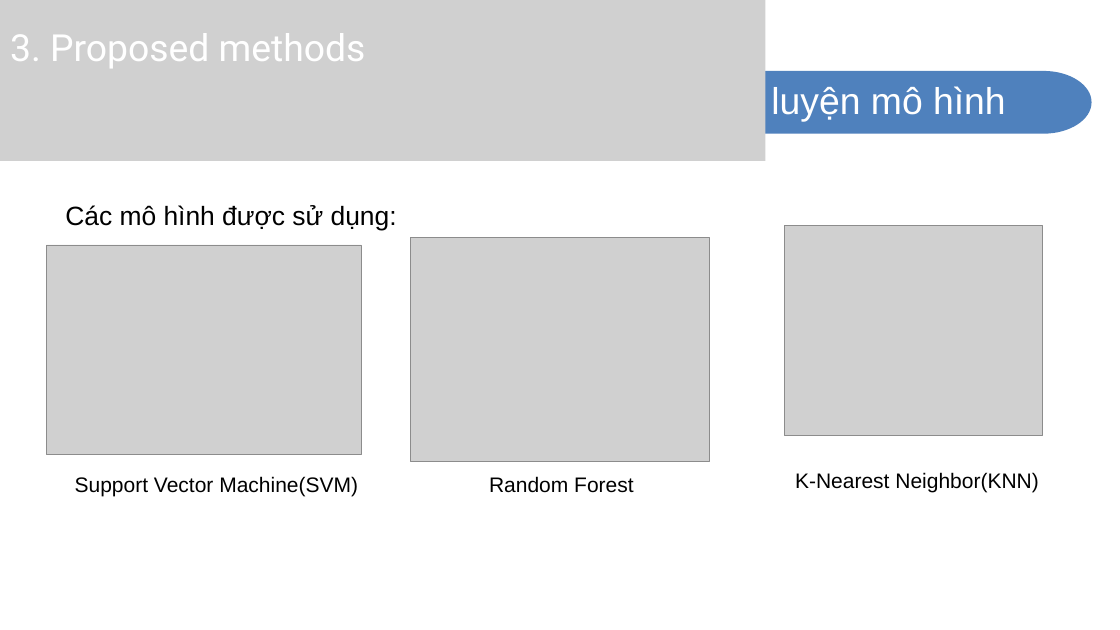
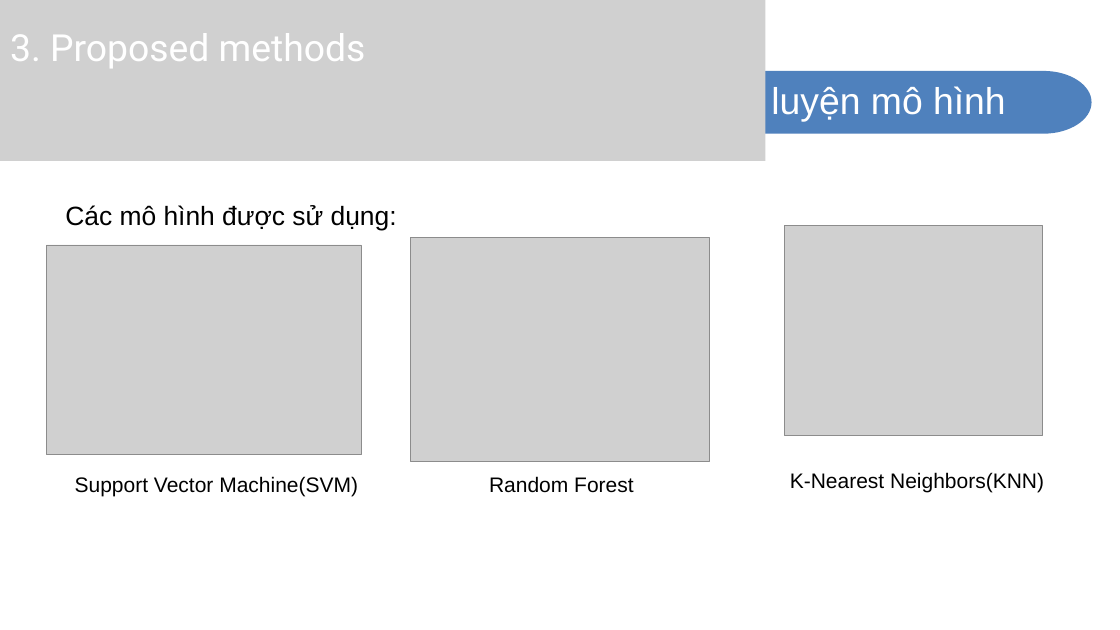
Before and after one commit to TidalWavetop1/Team9_ML_edu, a slide deck: slide 14 of Titanic - Machine Learning from Disaster/Slide_report.pptx. Drawn at 1120x630 pixels with LibreOffice and Linux fonts; fonts in the diff are those of the drawing; grey boxes stand for pictures. Boxes give left, top, right and bottom in pixels: in the first picture for what was removed or moved away, otherwise in the second. Text is boxed around its words. In the diff, an @@ line names an element or a change of style, - is before the commit and + after.

```diff
--- a/Titanic - Machine Learning from Disaster/Slide_report.pptx
+++ b/Titanic - Machine Learning from Disaster/Slide_report.pptx
@@ text at (x1=790, y1=472, x2=1044, y2=493): text changed @@
-K-Nearest Neighbor(KNN)
+K-Nearest Neighbors(KNN)
```
Also in this commit, not shown: 1 other slide changed, 6 other files.
